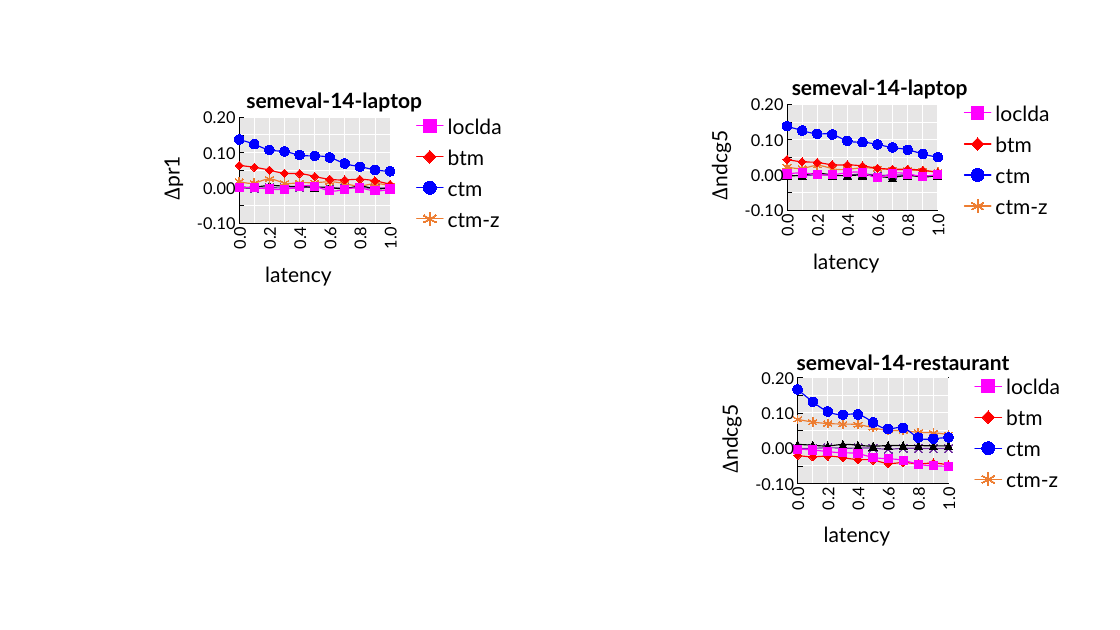
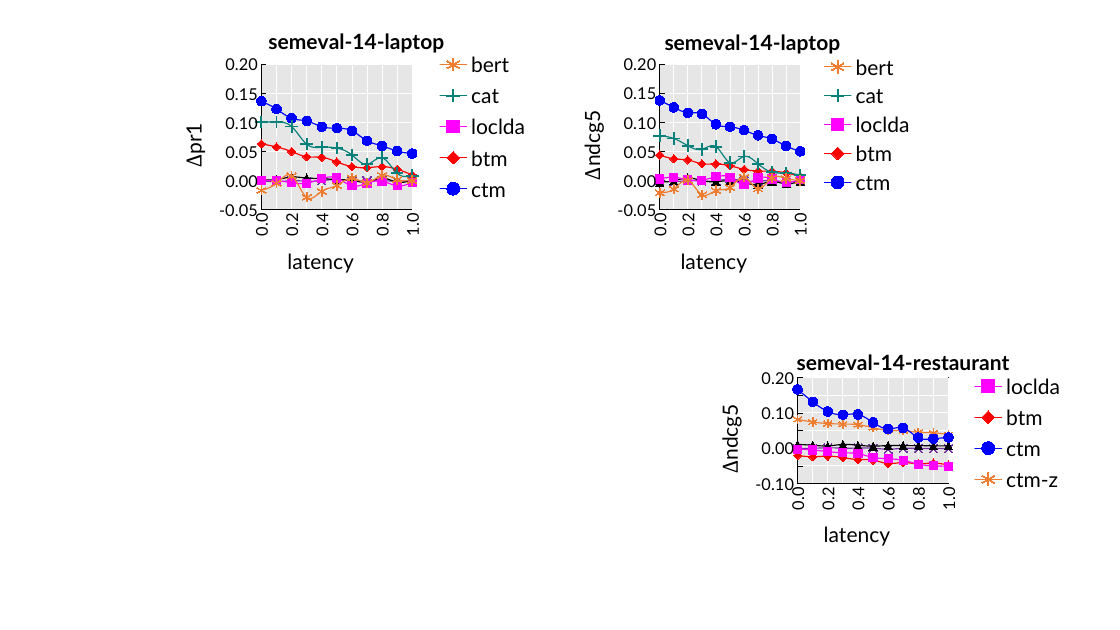
Before and after one commit to fani-lab/LADy, a slide deck: slide 2 of misc/figures.pptx. Drawn at 1120x630 pixels with LibreOffice and Linux fonts; fonts in the diff are those of the drawing. Boxes give left, top, right and bottom in pixels: in the first picture for what was removed or moved away, otherwise in the second. Text is boxed around its words. In the diff, an @@ line names an element or a change of style, - is before the commit and + after.

```diff
--- a/misc/figures.pptx
+++ b/misc/figures.pptx
@@ scatter smooth chart at bbox=[161, 0, 556, 294] @@
-loclda: (0, 0), (0.1, 0), (0.2, -0.004), (0.3, -0.004), (0.4, 0.004), (0.5, 0.004), (0.6, -0.009), (0.7, -0.004), (0.8, -0.001), (0.9, -0.009), (1, -0.004)
+bert: (0, -0.017), (0.1, -0.005), (0.2, 0.008), (0.3, -0.029), (0.4, -0.018), (0.5, -0.008), (0.6, 0.005), (0.7, -0.004), (0.8, 0.009), (0.9, 0.002), (1, 0)
@@ colour of bert #FF00FF to #ED7D31 @@
-btm: (0, 0.063), (0.1, 0.058), (0.2, 0.05), (0.3, 0.041), (0.4, 0.04), (0.5, 0.032), (0.6, 0.024), (0.7, 0.022), (0.8, 0.024), (0.9, 0.02), (1, 0.01)
+cat: (0, 0.101), (0.1, 0.101), (0.2, 0.093), (0.3, 0.063), (0.4, 0.057), (0.5, 0.056), (0.6, 0.044), (0.7, 0.028), (0.8, 0.039), (0.9, 0.013), (1, 0.008)
@@ colour of cat #FF0000 to #078179 @@
-ctm: (0, 0.137), (0.1, 0.123), (0.2, 0.107), (0.3, 0.103), (0.4, 0.093), (0.5, 0.09), (0.6, 0.086), (0.7, 0.069), (0.8, 0.06), (0.9, 0.051), (1, 0.046)
+loclda: (0, 0), (0.1, 0), (0.2, -0.004), (0.3, -0.004), (0.4, 0.004), (0.5, 0.004), (0.6, -0.009), (0.7, -0.004), (0.8, -0.001), (0.9, -0.009), (1, -0.004)
@@ colour of loclda #0000FF to #FF00FF @@
-ctm-z: (0, 0.018), (0.1, 0.013), (0.2, 0.025), (0.3, 0.013), (0.4, 0.014), (0.5, 0.014), (0.6, 0.017), (0.7, 0.012), (0.8, 0.005), (0.9, 0.012), (1, 0.005)
+btm: (0, 0.063), (0.1, 0.058), (0.2, 0.05), (0.3, 0.041), (0.4, 0.04), (0.5, 0.032), (0.6, 0.024), (0.7, 0.022), (0.8, 0.024), (0.9, 0.02), (1, 0.01)
@@ colour of btm #ED7D31 to #FF0000 @@
-neurallda: (0, 0.002), (0.1, 0.002), (0.2, 0.006), (0.3, 0.004), (0.4, 0.004), (0.5, 0.002), (0.6, 0.001), (0.7, -0.003), (0.8, 0.004), (0.9, -0.003), (1, 0.001)
+ctm: (0, 0.137), (0.1, 0.123), (0.2, 0.107), (0.3, 0.103), (0.4, 0.093), (0.5, 0.09), (0.6, 0.086), (0.7, 0.069), (0.8, 0.06), (0.9, 0.051), (1, 0.046)
@@ colour of ctm #000000 to #0000FF @@
-random: (0, 0), (0.1, -0.002), (0.2, 0), (0.3, -0.001), (0.4, 0), (0.5, 0.002), (0.6, -0.001), (0.7, 0), (0.8, 0), (0.9, -0.001), (1, 0)
+neurallda: (0, 0.002), (0.1, 0.002), (0.2, 0.006), (0.3, 0.004), (0.4, 0.004), (0.5, 0.002), (0.6, 0.001), (0.7, -0.003), (0.8, 0.004), (0.9, -0.003), (1, 0.001)
@@ colour of neurallda #7030A0 to #000000 @@
+random: (0, 0), (0.1, -0.002), (0.2, 0), (0.3, -0.001), (0.4, 0), (0.5, 0.002), (0.6, -0.001), (0.7, 0), (0.8, 0), (0.9, -0.001), (1, 0)
@@ value axis changed @@
@@ scatter smooth chart: place and size @@
-scatter smooth chart at bbox=[139, 55, 534, 307]
+scatter smooth chart at bbox=[161, 0, 556, 294]
@@ scatter smooth chart at bbox=[560, 0, 955, 294] @@
-loclda: (0, 0.003), (0.1, 0.006), (0.2, 0.001), (0.3, 0.001), (0.4, 0.006), (0.5, 0.006), (0.6, -0.007), (0.7, 0.004), (0.8, 0.003), (0.9, -0.003), (1, 0.002)
+bert: (0, -0.021), (0.1, -0.015), (0.2, 0), (0.3, -0.024), (0.4, -0.017), (0.5, -0.012), (0.6, 0.006), (0.7, -0.014), (0.8, 0.004), (0.9, 0.004), (1, 0)
@@ colour of bert #FF00FF to #ED7D31 @@
-btm: (0, 0.044), (0.1, 0.037), (0.2, 0.035), (0.3, 0.029), (0.4, 0.029), (0.5, 0.025), (0.6, 0.019), (0.7, 0.016), (0.8, 0.016), (0.9, 0.013), (1, 0.007)
+cat: (0, 0.077), (0.1, 0.072), (0.2, 0.06), (0.3, 0.054), (0.4, 0.058), (0.5, 0.031), (0.6, 0.041), (0.7, 0.029), (0.8, 0.014), (0.9, 0.013), (1, 0.009)
@@ colour of cat #FF0000 to #078179 @@
-ctm: (0, 0.138), (0.1, 0.126), (0.2, 0.117), (0.3, 0.114), (0.4, 0.097), (0.5, 0.093), (0.6, 0.086), (0.7, 0.078), (0.8, 0.071), (0.9, 0.059), (1, 0.05)
+loclda: (0, 0.003), (0.1, 0.006), (0.2, 0.001), (0.3, 0.001), (0.4, 0.006), (0.5, 0.006), (0.6, -0.007), (0.7, 0.004), (0.8, 0.003), (0.9, -0.003), (1, 0.002)
@@ colour of loclda #0000FF to #FF00FF @@
-ctm-z: (0, 0.023), (0.1, 0.018), (0.2, 0.027), (0.3, 0.018), (0.4, 0.016), (0.5, 0.02), (0.6, 0.018), (0.7, 0.015), (0.8, 0.014), (0.9, 0.012), (1, 0.008)
+btm: (0, 0.044), (0.1, 0.037), (0.2, 0.035), (0.3, 0.029), (0.4, 0.029), (0.5, 0.025), (0.6, 0.019), (0.7, 0.016), (0.8, 0.016), (0.9, 0.013), (1, 0.007)
@@ colour of btm #ED7D31 to #FF0000 @@
-neurallda: (0, -0.002), (0.1, -0.001), (0.2, 0.005), (0.3, 0), (0.4, -0.002), (0.5, 0), (0.6, -0.004), (0.7, -0.007), (0.8, -0.002), (0.9, -0.006), (1, -0.001)
+ctm: (0, 0.138), (0.1, 0.126), (0.2, 0.117), (0.3, 0.114), (0.4, 0.097), (0.5, 0.093), (0.6, 0.086), (0.7, 0.078), (0.8, 0.071), (0.9, 0.059), (1, 0.05)
@@ colour of ctm #000000 to #0000FF @@
-random: (0, 0), (0.1, -0.002), (0.2, 0), (0.3, -0.001), (0.4, -0.001), (0.5, 0.002), (0.6, 0), (0.7, -0.001), (0.8, 0), (0.9, -0.002), (1, -0.001)
+neurallda: (0, -0.002), (0.1, -0.001), (0.2, 0.005), (0.3, 0), (0.4, -0.002), (0.5, 0), (0.6, -0.004), (0.7, -0.007), (0.8, -0.002), (0.9, -0.006), (1, -0.001)
@@ colour of neurallda #7030A0 to #000000 @@
+random: (0, 0), (0.1, -0.002), (0.2, 0), (0.3, -0.001), (0.4, -0.001), (0.5, 0.002), (0.6, 0), (0.7, -0.001), (0.8, 0), (0.9, -0.002), (1, -0.001)
@@ value axis changed @@
@@ scatter smooth chart: place and size @@
-scatter smooth chart at bbox=[687, 42, 1082, 294]
+scatter smooth chart at bbox=[560, 0, 955, 294]
```
Also in this commit, not shown: 2 other files.
